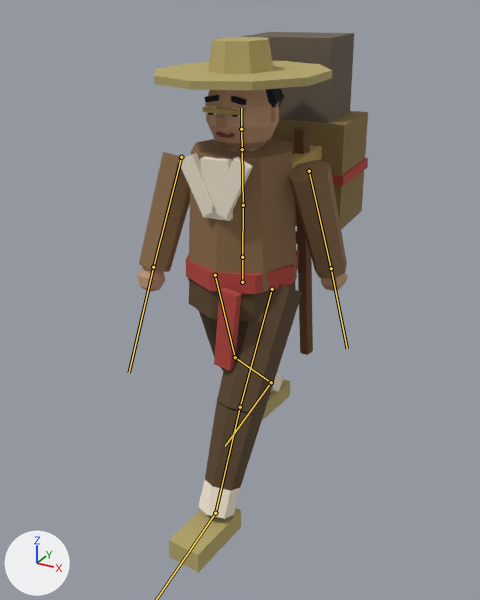
What one commit did to the glTF model unity/Assets/Resources/Models/Npc/npc_N201.glb.
Camera for both pictures: a 50 mm camera at (1.12, -2.06, 1.9) aimed at (-0.02, 0.01, 0.87). Lighting does not change. The marker at lower left points along +X, +Y and +Z. The first picture is the older version. Both versions are drawn at frame 15 of the action 'Walk'; the numbers are the values there. The bones that change, and the others that lie on the model, are drawn over the model as lines.

Objects in the first picture: 'npc_N201_part0', 'npc_N201_part1', 'npc_N201_part11', 'npc_N201_part12', 'npc_N201_part13', 'npc_N201_part14', 'npc_N201_part15', 'npc_N201_part2', 'npc_N201_part3', 'npc_N201_part4', 'npc_N201_part5', 'npc_N201_part6', 'npc_N201_part7', 'npc_N201_part8', 'npc_N201_part9'.
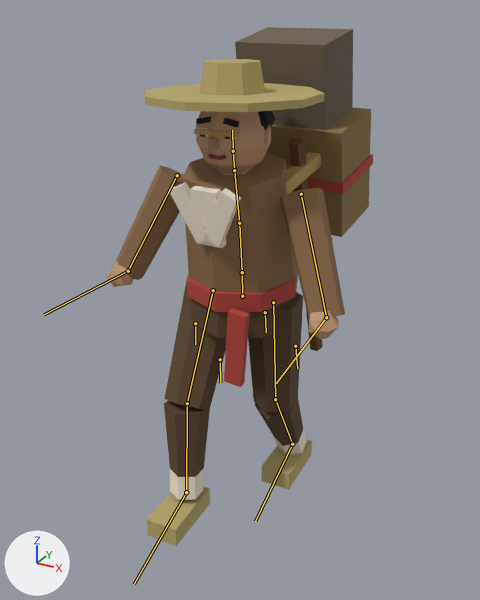
The change, as JSON lines over the scene's bpy script:
```json
{"block": "bone_hips", "where": "bone_hips = bpy.data.objects['Armature'].pose.bones['Hips']  # child of 'Root'"}
{"op": "set", "path": "bone_hips.location", "old": "(0.0, 0.0, 0.0)", "new": "(0.0, -0.059, 0.0)"}
{"op": "set", "path": "bone_hips.rotation_quaternion", "old": "(0.999, 0.0, -0.044, 0.0)", "new": "(0.999, 0.035, 0.019, -0.001)", "note": "degrees (0, -5, 0) -> degrees (4, 2, 0)"}
{"block": "bone_spine", "where": "bone_spine = bpy.data.objects['Armature'].pose.bones['Spine']  # child of 'Hips'"}
{"op": "set", "path": "bone_spine.rotation_quaternion", "old": "(1.0, 0.0, 0.0, 0.0)", "new": "(1.0, 0.016, -0.012, 0.0)", "note": "degrees (0, 0, 0) -> degrees (2, -1, 0)"}
{"block": "bone_chest", "where": "bone_chest = bpy.data.objects['Armature'].pose.bones['Chest']  # child of 'Spine'"}
{"op": "set", "path": "bone_chest.rotation_quaternion", "old": "(0.998, 0.017, 0.061, -0.001)", "new": "(0.999, 0.037, -0.018, 0.001)", "note": "degrees (2, 7, 0) -> degrees (4, -2, 0)"}
{"block": "bone_head", "where": "bone_head = bpy.data.objects['Armature'].pose.bones['Head']  # child of 'Neck'"}
{"op": "set", "path": "bone_head.rotation_quaternion", "old": "(1.0, 0.0, -0.026, 0.0)", "new": "(0.996, -0.087, 0.026, 0.002)", "note": "degrees (0, -3, 0) -> degrees (-10, 3, 0)"}
{"block": "bone_upperarm_l", "where": "bone_upperarm_l = bpy.data.objects['Armature'].pose.bones['UpperArm.L']  # child of 'Chest'"}
{"op": "set", "path": "bone_upperarm_l.rotation_quaternion", "old": "(0.988, 0.154, 0.019, 0.019)", "new": "(-0.964, 0.196, -0.008, 0.178)", "note": "degrees (18, 2, 2) -> degrees (-22, -3, -20)"}
{"block": "bone_hand_l", "where": "bone_hand_l = bpy.data.objects['Armature'].pose.bones['Hand.L']  # child of 'UpperArm.L'"}
{"op": "set", "path": "bone_hand_l.rotation_quaternion", "old": "(1.0, 0.0, 0.0, 0.0)", "new": "(0.819, -0.568, -0.057, -0.057)", "note": "degrees (0, 0, 0) -> degrees (-69, -9, -2)"}
{"block": "bone_upperarm_r", "where": "bone_upperarm_r = bpy.data.objects['Armature'].pose.bones['UpperArm.R']  # child of 'Chest'"}
{"op": "set", "path": "bone_upperarm_r.rotation_quaternion", "old": "(-0.982, 0.188, -0.023, -0.023)", "new": "(-0.964, 0.196, 0.008, -0.178)", "note": "degrees (-22, 3, 2) -> degrees (-22, 3, 20)"}
{"block": "bone_hand_r", "where": "bone_hand_r = bpy.data.objects['Armature'].pose.bones['Hand.R']  # child of 'UpperArm.R'"}
{"op": "set", "path": "bone_hand_r.rotation_quaternion", "old": "(1.0, 0.0, 0.0, 0.0)", "new": "(0.819, -0.568, 0.057, 0.057)", "note": "degrees (0, 0, 0) -> degrees (-69, 9, 2)"}
{"block": "bone_upperleg_l", "where": "bone_upperleg_l = bpy.data.objects['Armature'].pose.bones['UpperLeg.L']  # child of 'Hips'"}
{"op": "set", "path": "bone_upperleg_l.rotation_quaternion", "old": "(0.97, -0.242, 0.0, 0.0)", "new": "(1.0, 0.011, 0.0, 0.0)", "note": "degrees (-28, 0, 0) -> degrees (1, 0, 0)"}
{"block": "bone_lowerleg_l", "where": "bone_lowerleg_l = bpy.data.objects['Armature'].pose.bones['LowerLeg.L']  # child of 'UpperLeg.L'"}
{"op": "set", "path": "bone_lowerleg_l.rotation_quaternion", "old": "(0.999, 0.035, 0.0, 0.0)", "new": "(0.975, 0.22, 0.0, 0.0)", "note": "degrees (4, 0, 0) -> degrees (25, 0, 0)"}
{"block": "bone_foot_l", "where": "bone_foot_l = bpy.data.objects['Armature'].pose.bones['Foot.L']  # child of 'LowerLeg.L'"}
{"op": "set", "path": "bone_foot_l.rotation_quaternion", "old": "(0.978, 0.208, 0.0, 0.0)", "new": "(0.964, -0.264, 0.0, 0.0)", "note": "degrees (24, 0, 0) -> degrees (-31, 0, 0)"}
{"block": "bone_upperleg_r", "where": "bone_upperleg_r = bpy.data.objects['Armature'].pose.bones['UpperLeg.R']  # child of 'Hips'"}
{"op": "set", "path": "bone_upperleg_r.rotation_quaternion", "old": "(-0.988, -0.156, 0.0, 0.0)", "new": "(0.958, -0.288, 0.0, 0.0)", "note": "degrees (18, 0, 0) -> degrees (-33, 0, 0)"}
{"block": "bone_lowerleg_r", "where": "bone_lowerleg_r = bpy.data.objects['Armature'].pose.bones['LowerLeg.R']  # child of 'UpperLeg.R'"}
{"op": "set", "path": "bone_lowerleg_r.rotation_quaternion", "old": "(0.966, 0.259, 0.0, 0.0)", "new": "(0.975, 0.221, 0.0, 0.0)", "note": "degrees (30, 0, 0) -> degrees (25, 0, 0)"}
{"block": "bone_foot_r", "where": "bone_foot_r = bpy.data.objects['Armature'].pose.bones['Foot.R']  # child of 'LowerLeg.R'"}
{"op": "set", "path": "bone_foot_r.rotation_quaternion", "old": "(0.914, -0.407, 0.0, 0.0)", "new": "(0.999, 0.035, 0.0, 0.0)", "note": "degrees (-48, 0, 0) -> degrees (4, 0, 0)"}
```

Location of each change, (x1, y1, x2, y2) in pixels of the pictures (480 x 600 px):
```json
{"object": "npc_N201_part4", "change": "posed", "before": [139, 138, 347, 291], "after": [115, 152, 345, 318], "on screen": "11% wider, 8% taller"}
{"object": "npc_N201_part0", "change": "posed", "before": [188, 278, 302, 491], "after": [164, 280, 303, 477], "on screen": "22% wider, 7% shorter"}
{"object": "npc_N201_part11", "change": "posed", "before": [154, 37, 332, 90], "after": [144, 59, 325, 112]}
{"object": "npc_N201_part15", "change": "posed", "before": [242, 32, 354, 123], "after": [235, 27, 353, 130], "on screen": "13% taller"}
{"object": "npc_N201_part1", "change": "posed", "before": [178, 106, 283, 519], "after": [169, 128, 307, 500], "on screen": "31% wider, 10% shorter"}
{"object": "npc_N201_part3", "change": "posed", "before": [186, 158, 368, 371], "after": [187, 154, 373, 387], "on screen": "9% taller"}
{"object": "npc_N201_part5", "change": "posed", "before": [138, 90, 348, 292], "after": [107, 111, 339, 339], "on screen": "10% wider, 13% taller"}
{"object": "npc_N201_part14", "change": "posed", "before": [271, 111, 368, 230], "after": [267, 107, 371, 237], "on screen": "7% wider, 9% taller"}
{"object": "npc_N201_part2", "change": "posed", "before": [169, 379, 291, 573], "after": [147, 440, 312, 546], "on screen": "35% wider, 45% shorter"}
{"object": "npc_N201_part13", "change": "posed", "before": [294, 126, 313, 355], "after": [289, 138, 333, 351]}
{"object": "npc_N201_part12", "change": "posed", "before": [203, 107, 322, 169], "after": [194, 129, 321, 194], "on screen": "7% wider"}
{"object": "npc_N201_part7", "change": "posed", "before": [204, 88, 284, 107], "after": [196, 110, 275, 130]}
{"object": "npc_N201_part8", "change": "posed", "before": [216, 115, 226, 128], "after": [208, 137, 219, 150]}
{"object": "npc_N201_part6", "change": "posed", "before": [208, 107, 238, 117], "after": [200, 129, 231, 139]}
{"bone": "Hips", "before": "(242, 282) to (242, 257)", "after": "(242, 296) to (242, 272)"}
{"bone": "Spine", "before": "(242, 257) to (243, 205)", "after": "(242, 272) to (239, 223)"}
{"bone": "Chest", "before": "(243, 205) to (242, 149)", "after": "(239, 223) to (234, 170)"}
{"bone": "Head", "before": "(241, 129) to (241, 108)", "after": "(233, 151) to (232, 130)"}
{"bone": "UpperArm.L", "before": "(309, 171) to (331, 268)", "after": "(301, 194) to (326, 317)"}
{"bone": "Hand.L", "before": "(331, 268) to (347, 348)", "after": "(326, 317) to (276, 383)"}
{"bone": "UpperArm.R", "before": "(181, 157) to (153, 267)", "after": "(177, 175) to (128, 271)"}
{"bone": "Hand.R", "before": "(153, 267) to (129, 372)", "after": "(128, 271) to (44, 314)"}
{"bone": "UpperLeg.L", "before": "(272, 289) to (240, 407)", "after": "(273, 302) to (275, 399)"}
{"bone": "LowerLeg.L", "before": "(240, 407) to (215, 513)", "after": "(275, 399) to (292, 444)"}
{"bone": "UpperLeg.R", "before": "(215, 275) to (235, 357)", "after": "(213, 290) to (187, 403)"}
{"bone": "LowerLeg.R", "before": "(235, 357) to (271, 382)", "after": "(187, 403) to (186, 492)"}
{"bone": "Foot.R", "before": "(271, 382) to (225, 446)", "after": "(186, 492) to (134, 584)"}
```
